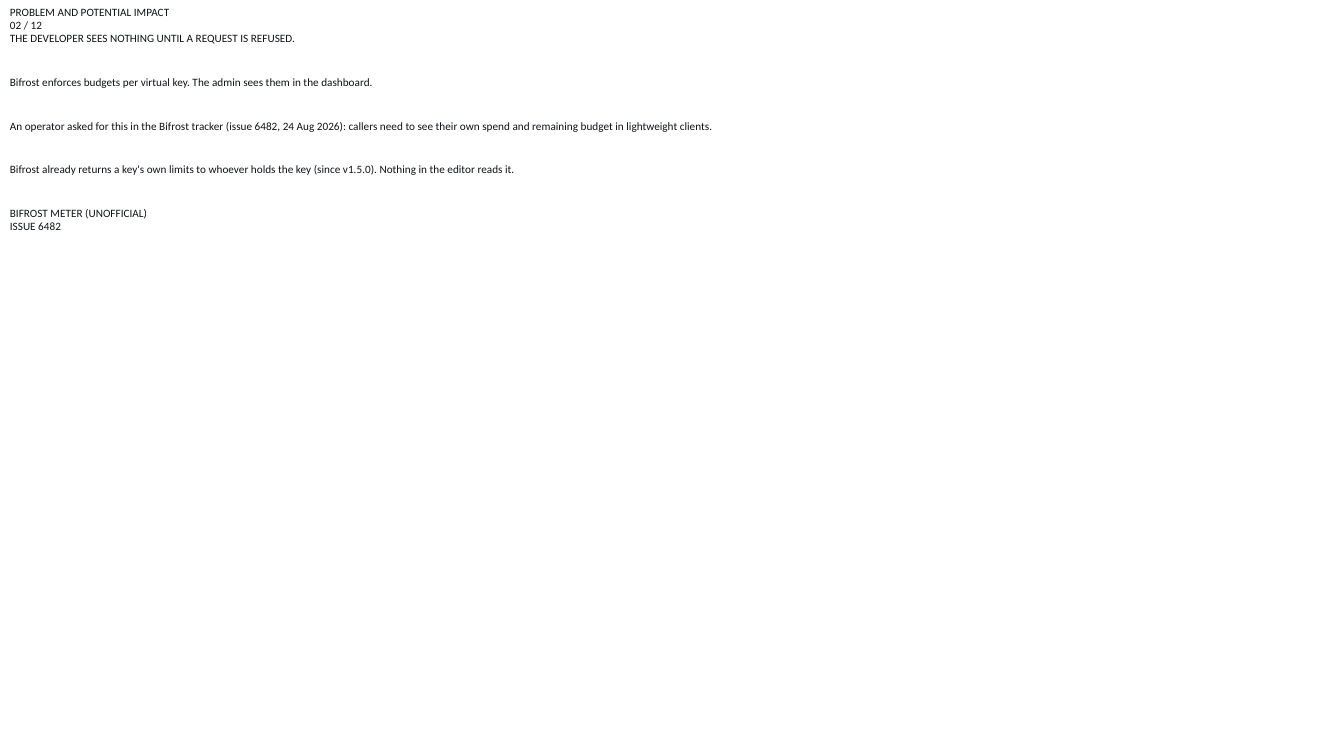
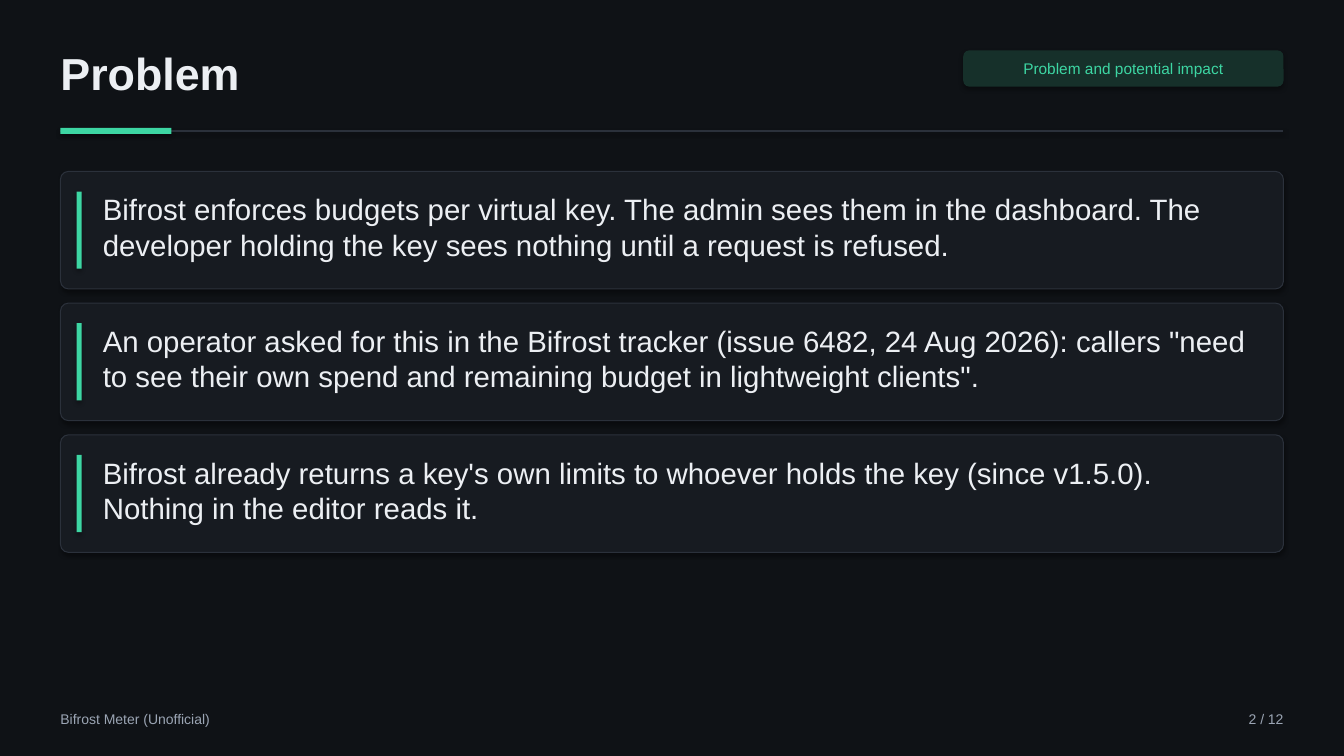
Before and after one commit to aimanmalib/bifrost-meter, a slide deck: slide 2 of deck/bifrost-meter.pptx. Drawn at 1344x756 pixels with LibreOffice and Linux fonts; fonts in the diff are those of the drawing; background and template pictures are left out. Boxes give left, top, right and bottom in pixels: in the first picture for what was removed or moved away, otherwise in the second. Text is boxed around its words. In the diff, an @@ line names an element or a change of style, - is before the commit and + after.

```diff
--- a/deck/bifrost-meter.pptx
+++ b/deck/bifrost-meter.pptx
@@ background picture (left out) to #0F1216 @@
@@ text added at (x1=60, y1=57, x2=239, y2=91), 32 pt, text #ECEFF3, bold @@
+Problem
@@ rounded rectangle added at (x1=964, y1=50, x2=1285, y2=87), fill #16302A, 11 pt, text #3DD6A3 @@
+Problem and potential impact
@@ line added from (60, 131) to (1284, 131), #2B313B 1 pt @@
@@ rectangle added at (x1=60, y1=128, x2=171, y2=134), fill #3DD6A3 @@
@@ rounded rectangle added at (x1=60, y1=171, x2=1284, y2=289), fill #171B21, outline #2B313B 0.75 pt @@
@@ rectangle added at (x1=77, y1=192, x2=82, y2=269), fill #3DD6A3 @@
@@ text added at (x1=103, y1=198, x2=1201, y2=262), 21 pt, text #ECEFF3 @@
+Bifrost enforces budgets per virtual key. The admin sees them in the dashboard. The developer holding the key sees nothing until a request is refused.
@@ rounded rectangle added at (x1=60, y1=303, x2=1284, y2=421), fill #171B21, outline #2B313B 0.75 pt @@
@@ rectangle added at (x1=77, y1=324, x2=82, y2=401), fill #3DD6A3 @@
@@ text at (x1=103, y1=330, x2=1245, y2=393): text changed; size 8 to 21 pt; font Calibri to Arial; text colour #0F1216 to #ECEFF3 @@
-PROBLEM AND POTENTIAL IMPACT
-02 / 12
-THE DEVELOPER SEES NOTHING UNTIL A REQUEST IS REFUSED.
-Bifrost enforces budgets per virtual key. The admin sees them in the dashboard.
-An operator asked for this in the Bifrost tracker (issue 6482, 24 Aug 2026): callers need to see their own spend and remaining budget in lightweight clients.
-Bifrost already returns a key's own limits to whoever holds the key (since v1.5.0). Nothing in the editor reads it.
-BIFROST METER (UNOFFICIAL)
-ISSUE 6482
+An operator asked for this in the Bifrost tracker (issue 6482, 24 Aug 2026): callers "need to see their own spend and remaining budget in lightweight clients".
@@ rounded rectangle added at (x1=60, y1=435, x2=1284, y2=553), fill #171B21, outline #2B313B 0.75 pt @@
@@ rectangle added at (x1=77, y1=455, x2=82, y2=532), fill #3DD6A3 @@
@@ text added at (x1=103, y1=462, x2=1152, y2=525), 21 pt, text #ECEFF3 @@
+Bifrost already returns a key's own limits to whoever holds the key (since v1.5.0). Nothing in the editor reads it.
@@ text added at (x1=60, y1=714, x2=209, y2=727), 10 pt, text #9BA5B4 @@
+Bifrost Meter (Unofficial)
@@ text added at (x1=1249, y1=714, x2=1284, y2=724), 10 pt, text #9BA5B4 @@
+2 / 12
```
Also in this commit, not shown: 11 other slides changed, 5 other files.
